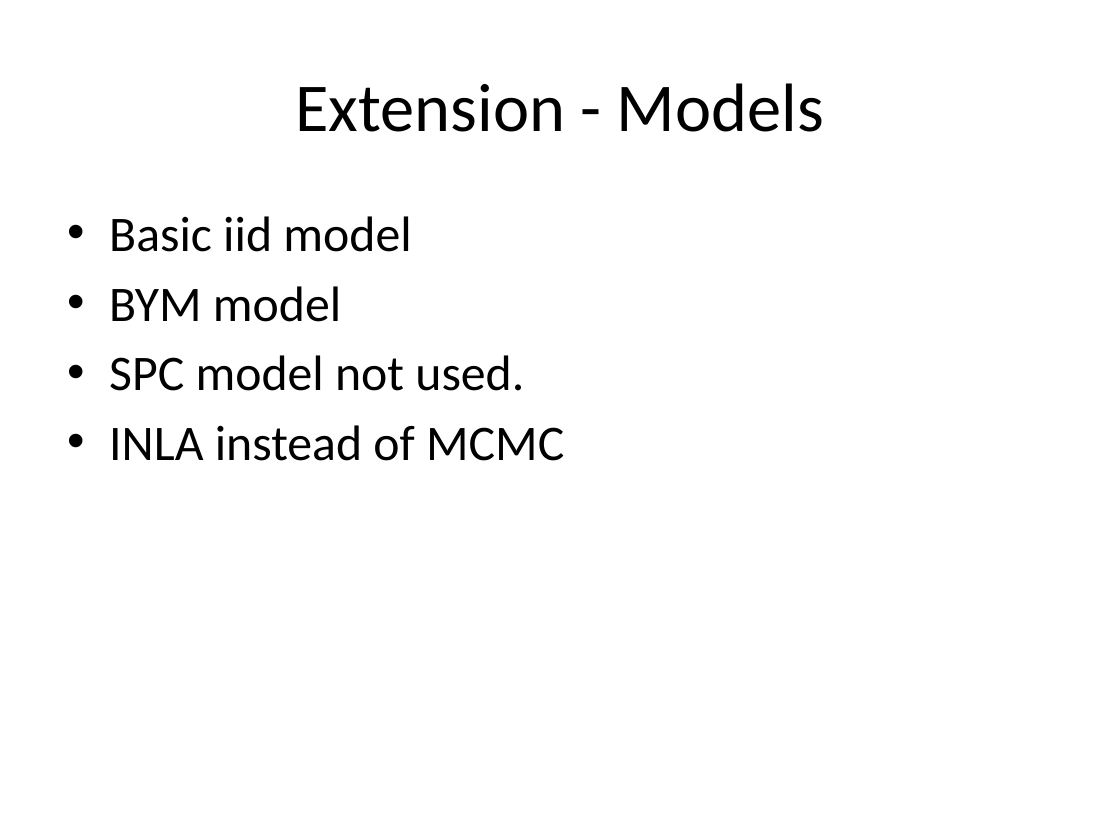
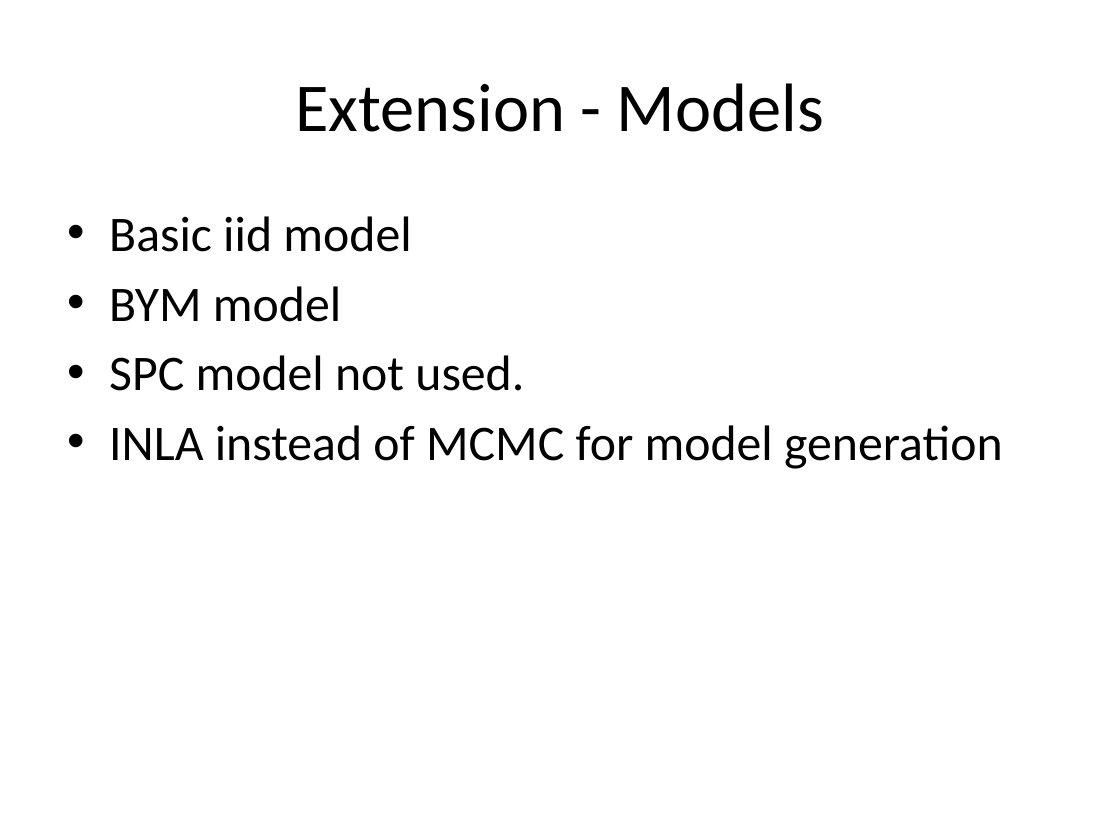
Before and after one commit to mertz2001/stat-inference, a slide deck: slide 17 of STAT3013 Project draft2.pptx (slide 18 before the commit). Drawn at 1120x840 pixels with LibreOffice and Linux fonts; fonts in the diff are those of the drawing. Boxes give left, top, right and bottom in pixels: in the first picture for what was removed or moved away, otherwise in the second. Text is boxed around its words. In the diff, an @@ line names an element or a change of style, - is before the commit and + after.

```diff
--- a/STAT3013 Project draft2.pptx
+++ b/STAT3013 Project draft2.pptx
@@ text at [109,425,1003,469]: text changed @@
-• INLA instead of MCMC
+• INLA instead of MCMC for model generation
```
Also in this commit, not shown: 2 other slides changed, 4 slides added, 1 slide removed, 1 other file.
